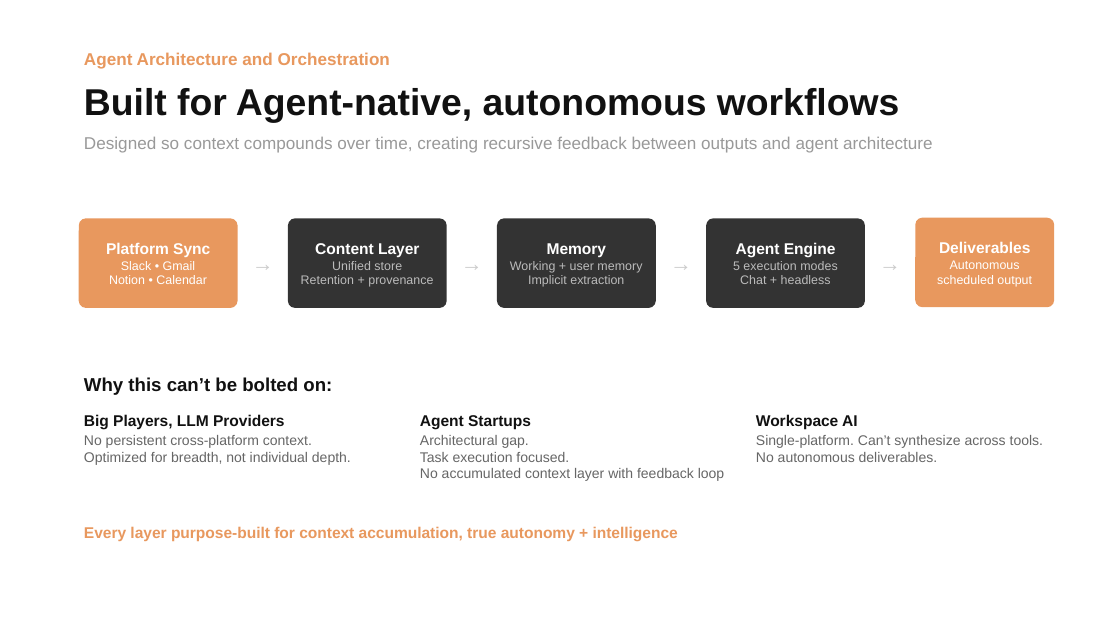
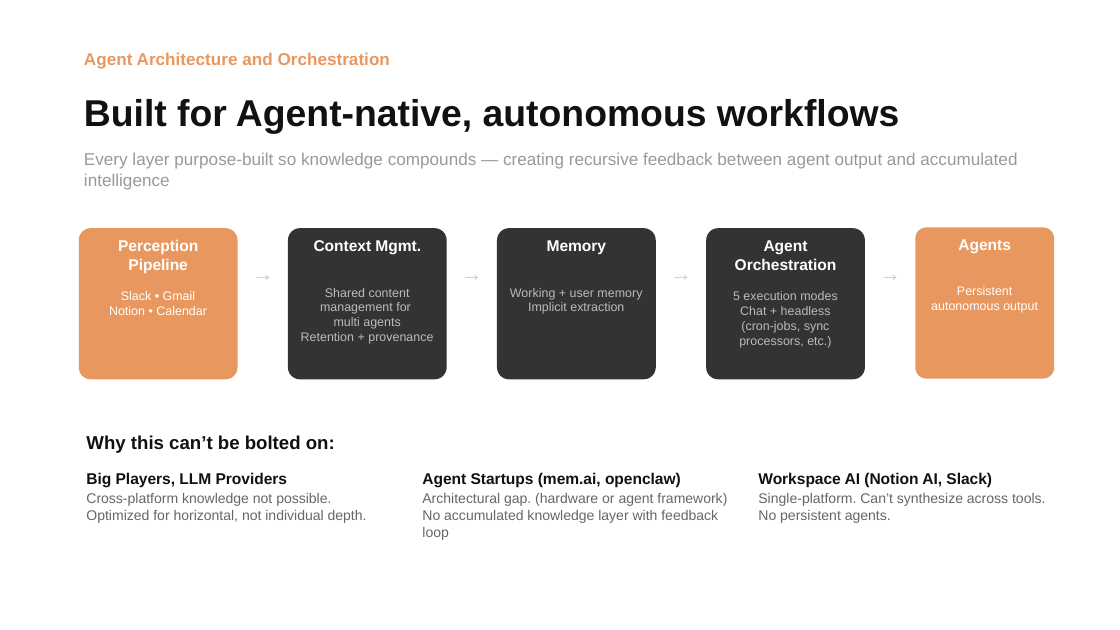
Before and after one commit to Kvkthecreator/yarnnnn, a slide deck: slide 7 of docs/working_docs/investors/IR Deck - yarnnn - March 2026.pptx. Drawn at 1120x630 pixels with LibreOffice and Linux fonts; fonts in the diff are those of the drawing. Boxes give left, top, right and bottom in pixels: in the first picture for what was removed or moved away, otherwise in the second. Text is boxed around its words. In the diff, an @@ line names an element or a change of style, - is before the commit and + after.

```diff
--- a/docs/working_docs/investors/IR Deck - yarnnn - March 2026.pptx
+++ b/docs/working_docs/investors/IR Deck - yarnnn - March 2026.pptx
@@ text at [84,153,1017,190]: text changed @@
-Designed so context compounds over time, creating recursive feedback between outputs and agent architecture
+Every layer purpose-built so knowledge compounds — creating recursive feedback between agent output and accumulated intelligence
@@ rounded rectangle "Perception Pipeline": place and size @@
-rounded rectangle "Perception Pipeline" at [78,218,237,308]
+rounded rectangle "Perception Pipeline" at [78,228,237,380]
@@ text in rounded rectangle at [118,239,198,273]: text changed @@
-Platform Sync
+Perception Pipeline
@@ vertical alignment middle to top in 5 elements at [497,228,656,380], [78,228,237,380], [707,228,866,380], [915,227,1054,379], [288,228,447,380] @@
@@ rounded rectangle "Context Mgmt.": place and size @@
-rounded rectangle "Context Mgmt." at [288,218,447,308]
+rounded rectangle "Context Mgmt." at [288,228,447,380]
@@ rounded rectangle "Memory": place and size @@
-rounded rectangle "Memory" at [497,218,656,308]
+rounded rectangle "Memory" at [497,228,656,380]
@@ rounded rectangle "Agent Orchestration": place and size @@
-rounded rectangle "Agent Orchestration" at [707,218,866,308]
+rounded rectangle "Agent Orchestration" at [707,228,866,380]
@@ rounded rectangle "Agents": place and size @@
-rounded rectangle "Agents" at [915,217,1054,307]
+rounded rectangle "Agents" at [915,227,1054,379]
@@ text in rounded rectangle at [931,239,1038,313]: text changed @@
-Deliverables
-Autonomous
-scheduled output
+Agents
+Persistent
+autonomous output
@@ text in rounded rectangle at [301,240,433,344]: text changed @@
-Content Layer
-Unified store
-Retention + provenance
+Context Mgmt.
+Shared content
+management for
+multi agents
+Retention + provenance
@@ 5 texts: place and size @@
-5 texts at [84,88,903,274]
+5 texts at [84,99,903,284]
@@ text in rounded rectangle at [735,240,837,270]: text changed @@
-Agent Engine
+Agent Orchestration
@@ text in rounded rectangle at [739,321,831,348]: paragraph added @@
+(cron-jobs, sync processors, etc.)
@@ text at [422,472,681,488]: text changed @@
-Agent Startups
+Agent Startups (mem.ai, openclaw)
@@ text at [758,472,992,488]: text changed @@
-Workspace AI
+Workspace AI (Notion AI, Slack)
@@ text at [86,493,367,523]: text changed @@
-No persistent cross-platform context.
-Optimized for breadth, not individual depth.
+Cross-platform knowledge not possible.
+Optimized for horizontal, not individual depth.
@@ text at [422,493,727,540]: text changed @@
-Architectural gap.
-Task execution focused.
-No accumulated context layer with feedback loop
+Architectural gap. (hardware or agent framework)
+No accumulated knowledge layer with feedback loop
@@ 3 texts: place and size @@
-3 texts at [84,377,1043,462]
+3 texts at [86,435,1045,523]
@@ text removed at [84,526,678,541] @@
-Every layer purpose-built for context accumulation, true autonomy + intelligence
@@ text at [758,510,891,523]: text changed @@
-No autonomous deliverables.
+No persistent agents.
```
Also in this commit, not shown: 12 other slides changed, 1 slide added, 1 slide removed, 7 other files.
